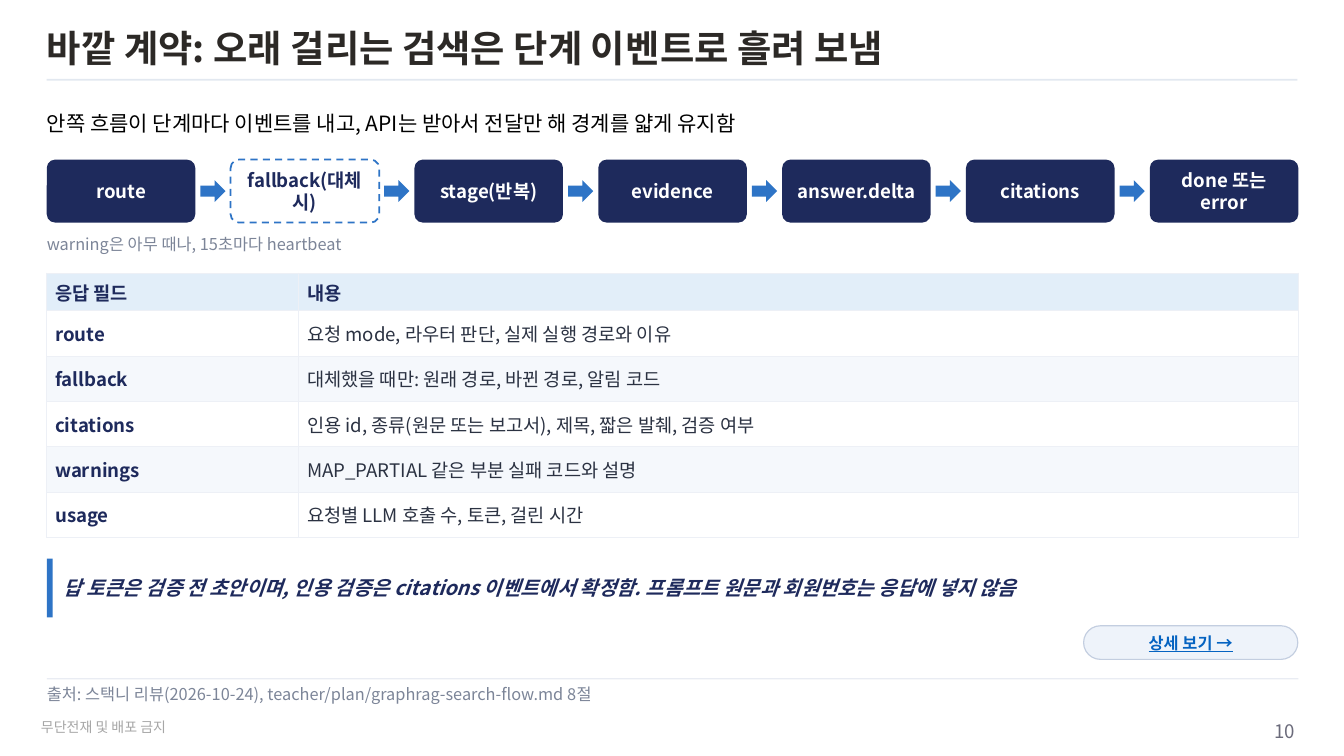
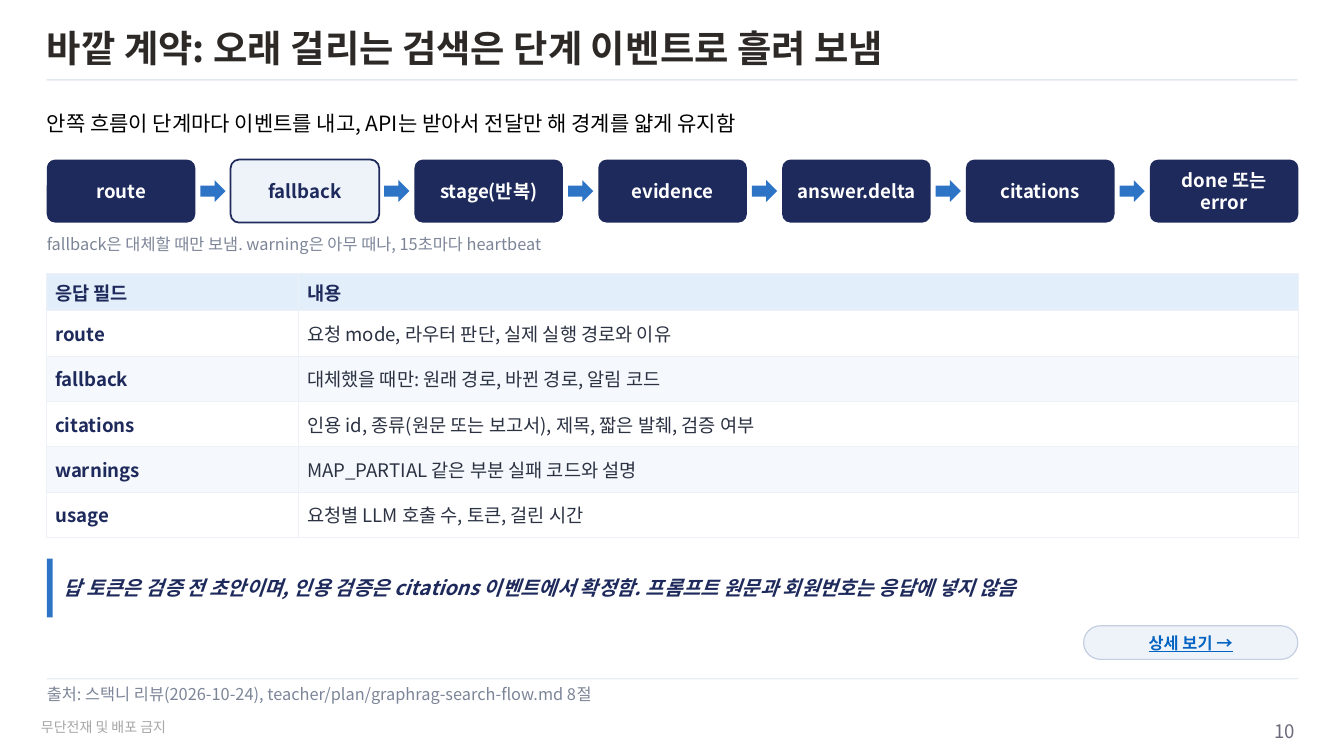
Before and after one commit to unicorn-campus/hybrid-ai, a slide deck: slide 10 of teacher/plan/graphrag-search-flow.pptx. Drawn at 1344x756 pixels with LibreOffice and Linux fonts; fonts in the diff are those of the drawing. Boxes give left, top, right and bottom in pixels: in the first picture for what was removed or moved away, otherwise in the second. Text is boxed around its words. In the diff, an @@ line names an element or a change of style, - is before the commit and + after.

```diff
--- a/teacher/plan/graphrag-search-flow.pptx
+++ b/teacher/plan/graphrag-search-flow.pptx
@@ rounded rectangle "fallback" at (231,160,380,223): fill #FFFFFF to #EEF3FA; outline #2E74C6 1.5 pt dashed to #1E2A5C 1.5 pt @@
@@ text in rounded rectangle at (268,183,341,198): text changed @@
-fallback(대체 시)
+fallback
@@ text at (47,236,542,254): text changed @@
-warning은 아무 때나, 15초마다 heartbeat
+fallback은 대체할 때만 보냄. warning은 아무 때나, 15초마다 heartbeat
```
Also in this commit, not shown: 10 other slides changed, 6 other files.
